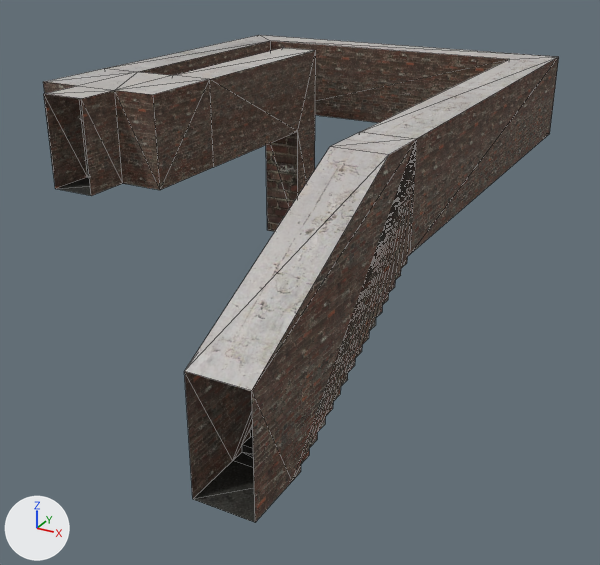
Before and after pictures for a commit that changed the glTF model assets/map/rooms/map4.gltf.
The view is the same before and after, from a camera (50 mm lens) standing at (12.73, -13.38, 3.27) and looking at (4.64, 1.33, -4.09). Lighting does not change. The marker at lower left points along +X, +Y and +Z. Mesh edges are drawn as thin lines. Where no turn or scale is listed for an object, it has been applied to the vertices. Vertices at the same position are counted once.

The first picture shows 'map4'.
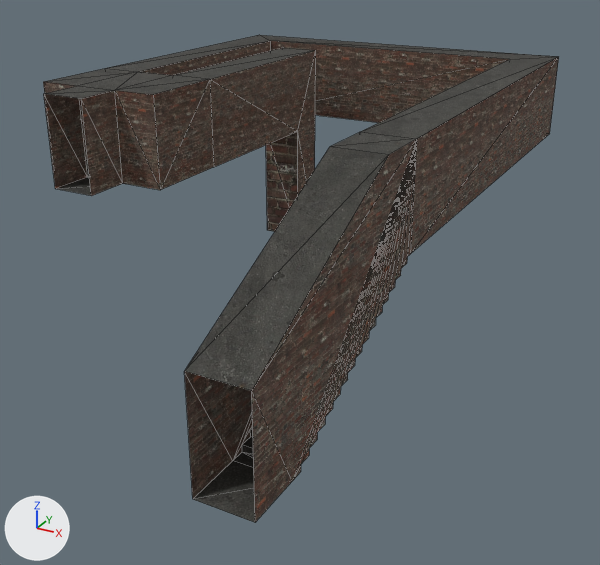
Changed parts and their boxes (x1, y1, x2, y2) in the pictures (600 x 565 px):
```json
{"part": 1, "of": "me_map4", "change": "recoloured", "before": [44, 35, 558, 391], "after": [44, 35, 558, 391]}
```

The change, as JSON lines over the scene's bpy script:
```json
{"block": "me_map4", "where": "me_map4.from_pydata(...)  # 112 vertices, 216 faces; spans x -1.0..8.0, y -6.0..9.0, z -5.0..0.0"}
{"block": "me_map4", "where": "# used by ob_map4; location = (0.0, 0.0, 0.0)"}
{"block": "me_map4", "change": "me_map4 part 1: 20 faces spanning x -1.0..8.0, y -6.0..9.0, z -2.0..0.0 switch from mat_celing (picture img_white_jpg) to mat_floor (picture img_concretefloor_jpg)"}
```
